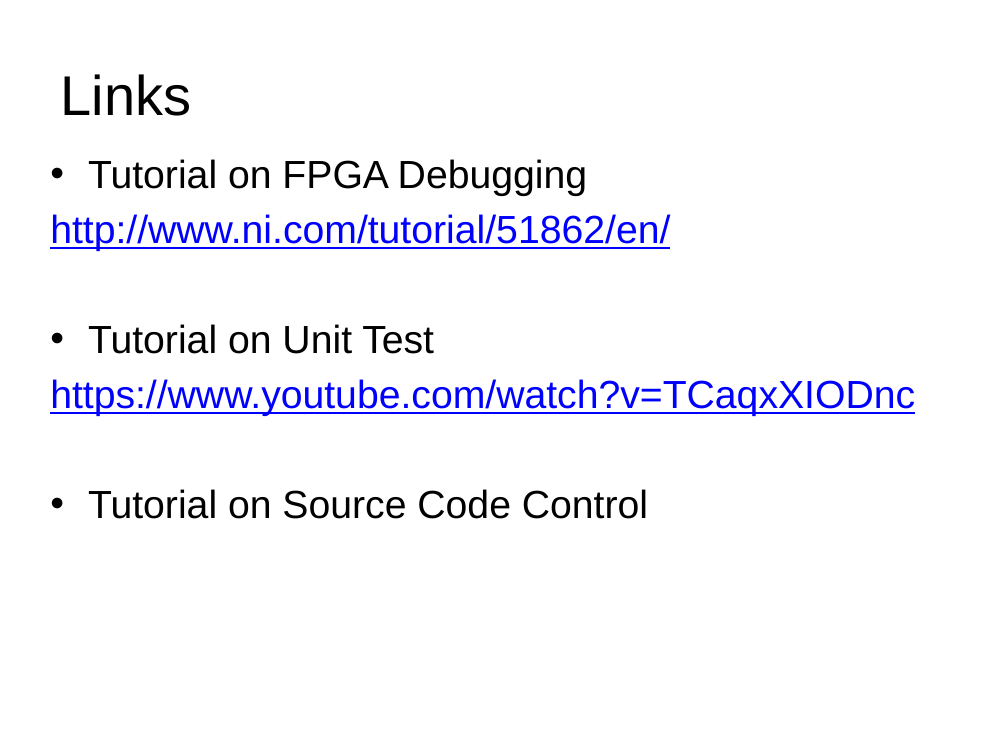
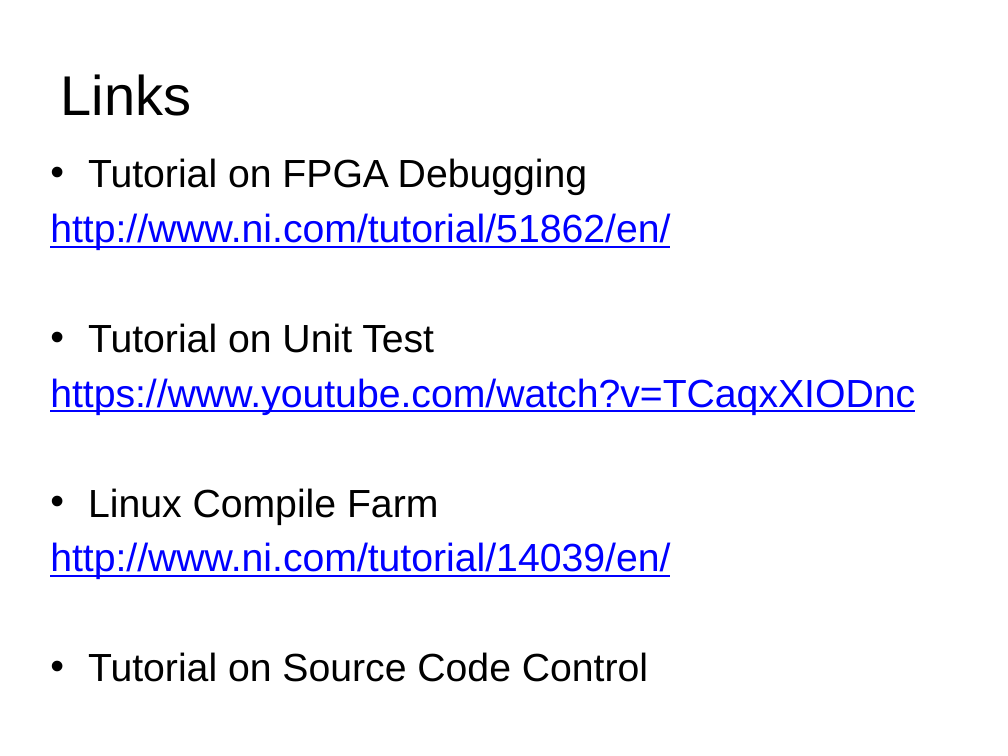
Before and after one commit to kalyanramu/Presentations, a slide deck: slide 26 of Efficient FPGA Develeopment.pptx (slide 27 before the commit). Drawn at 1008x756 pixels with LibreOffice and Linux fonts; fonts in the diff are those of the drawing; background and template pictures are left out. Boxes give left, top, right and bottom in pixels: in the first picture for what was removed or moved away, otherwise in the second. Text is boxed around its words. In the diff, an @@ line names an element or a change of style, - is before the commit and + after.

```diff
--- a/Efficient FPGA Develeopment.pptx
+++ b/Efficient FPGA Develeopment.pptx
@@ text at <box>50,488,670,579</box>: paragraphs added @@
+• Linux Compile Farm
+http://www.ni.com/tutorial/14039/en/
```
Also in this commit, not shown: 1 other slide changed, 1 slide removed.
